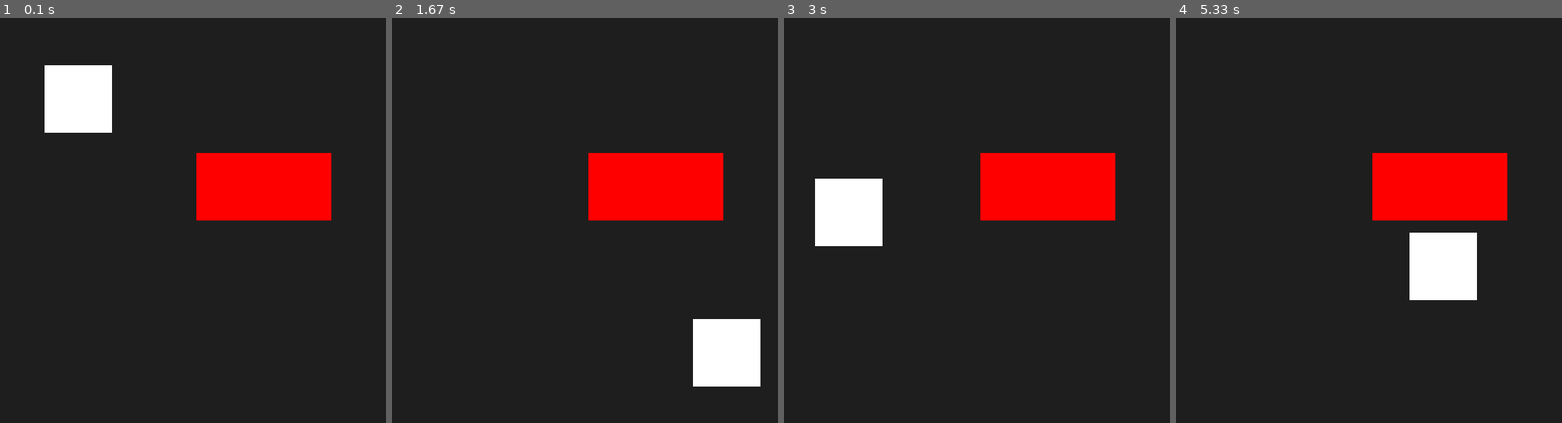
Above: before the commit, frames 1-4 (left to right).
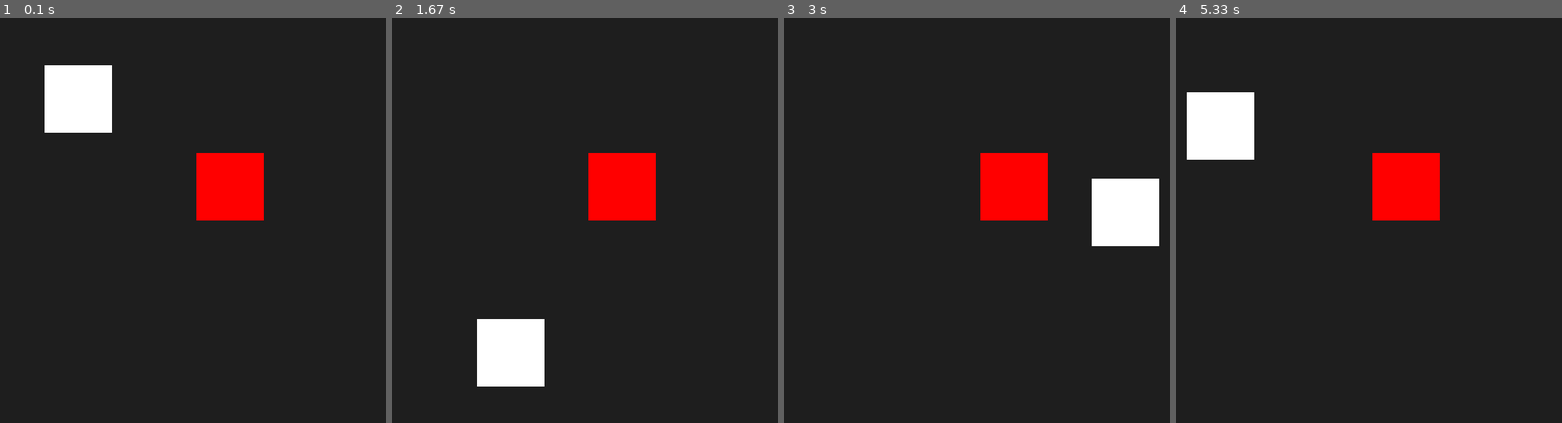
Above: after the commit, the same moments.

Repository: bnares/PygamecolisionBetweenElements
Game: pygame game, started from colision.py
Same seed, same stepped clock (60 frames per second), same inputs: the game is played once before the commit and once after it.
Inputs:
- Up to frame 1 (0.1 s): no input
- Up to frame 2 (1.67 s): no input
- Up to frame 3 (3 s): no input
- Up to frame 4 (5.33 s): no input

The runs differ from the first frame. In frame 1, 2.9% of the frame differs, in the area x 68-86%, y 33-50%; in frame 2, 8.7%, in the area x 22-96%, y 33-91%; in frame 3, 8.1%; in frame 4, 8.7%.

Commit message:
collision with each side

Diff:
--- a/colision.py
+++ b/colision.py
@@ -13,7 +13,7 @@
 moving_rect = pygame.Rect(50,50,100,100)
 x_speed, y_speed = 5,4
 
-other_rect = pygame.Rect(300,200, 200,100)
+other_rect = pygame.Rect(300,200, 100,100)
 
 
 def bouncing_rect():
@@ -25,8 +25,19 @@
     moving_rect.y += y_speed
 
     #basic checking collision
+    collision_tollerance = 10
     if moving_rect.colliderect(other_rect):
-        print("collision")
+        if abs(moving_rect.top - other_rect.bottom) <= collision_tollerance:
+            y_speed*=-1
+
+        if abs(moving_rect.bottom - other_rect.top)<= collision_tollerance:
+            y_speed*=-1
+
+        if abs(moving_rect.left - other_rect.right) <= collision_tollerance:
+            x_speed*=-1
+
+        if abs(moving_rect.right - other_rect.left) <= collision_tollerance:
+            x_speed*=-1
 
     if moving_rect.right >= width or moving_rect.left<=0:
         x_speed*=-1
